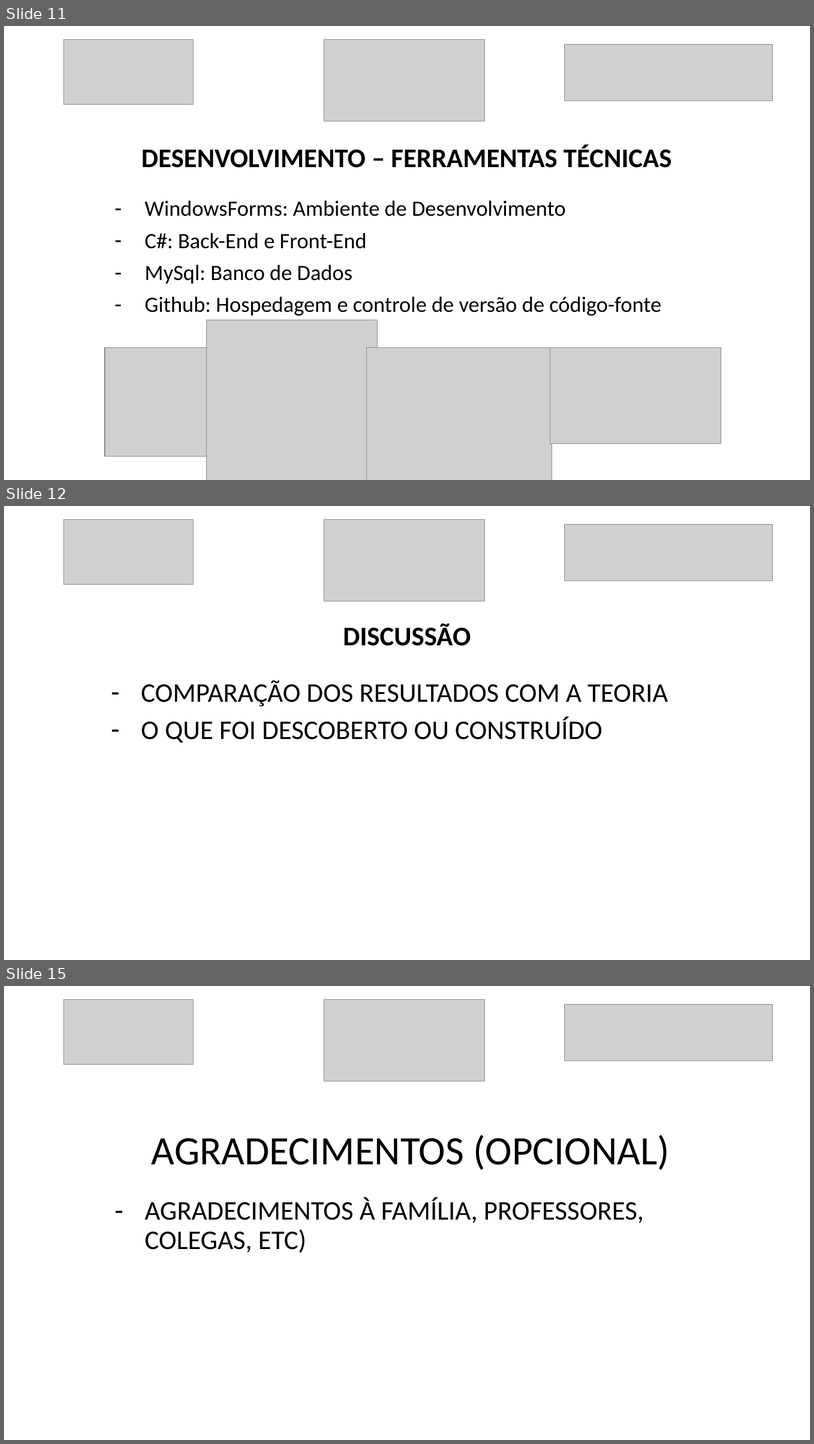
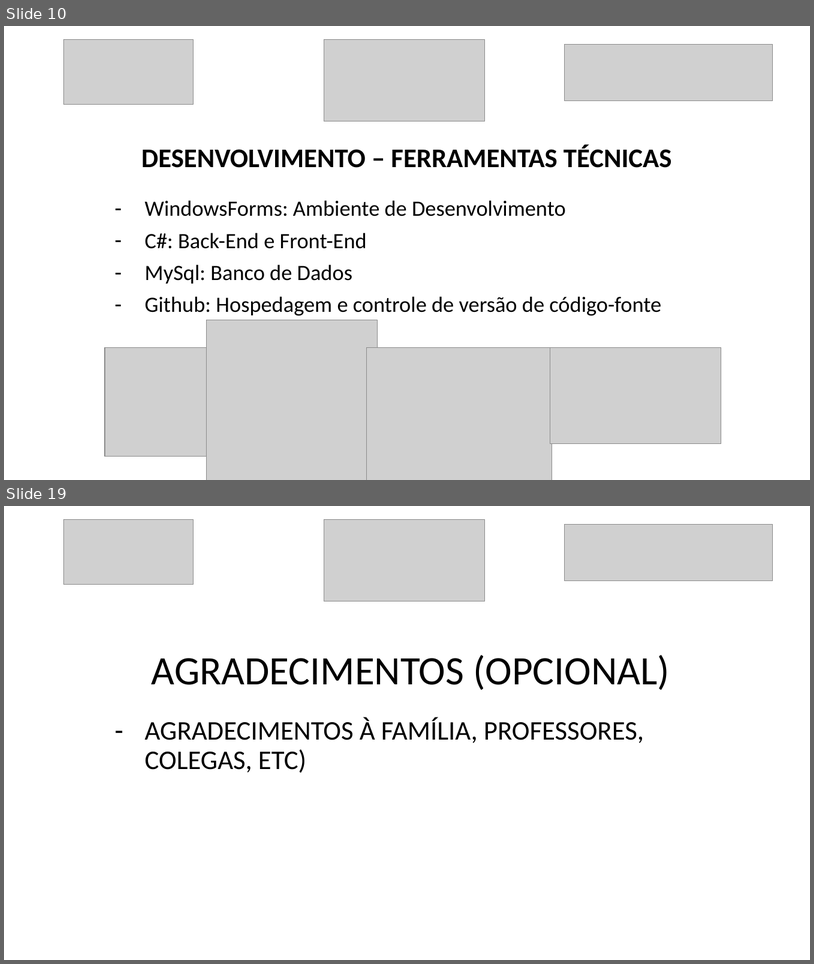
Before and after one commit to luanmenezesx/TCC-CCB, a slide deck: Modelo slides apresentação TCC.pptx. Shown one above the other, each under a label of ours: slides 11, 12 and 15 before the commit, slides 10 and 19 after it; the slides between them are not shown. The pictures are 814x1444 and 814x964 pixels, drawn with LibreOffice and Linux fonts; fonts in the diff are those of the drawing; grey boxes stand for pictures. Boxes give left, top, right and bottom in pixels: in the first picture for what was removed or moved away, otherwise in the second. Text is boxed around its words. In the diff, an @@ line names an element or a change of style, - is before the commit and + after.

```diff
--- a/Modelo slides apresentação TCC.pptx
+++ b/Modelo slides apresentação TCC.pptx
@@ slide 12 removed at (x1=4, y1=506, x2=810, y2=960), background #FFFFFF @@
@@ picture removed at (x1=64, y1=520, x2=194, y2=585) @@
@@ picture removed at (x1=324, y1=520, x2=485, y2=601) @@
@@ picture removed at (x1=566, y1=524, x2=773, y2=580) @@
@@ title removed at (x1=343, y1=623, x2=471, y2=646) @@
-DISCUSSÃO
@@ subtitle removed at (x1=141, y1=680, x2=668, y2=742) @@
-– COMPARAÇÃO DOS RESULTADOS COM A TEORIA
-– O QUE FOI DESCOBERTO OU CONSTRUÍDO
@@ what was slide 11 is now slide 10 @@
@@ what was slide 15 is now slide 19 @@
```
Also in this commit, not shown: 10 slides changed, 7 slides added, 2 other slides removed, 13 other files.
